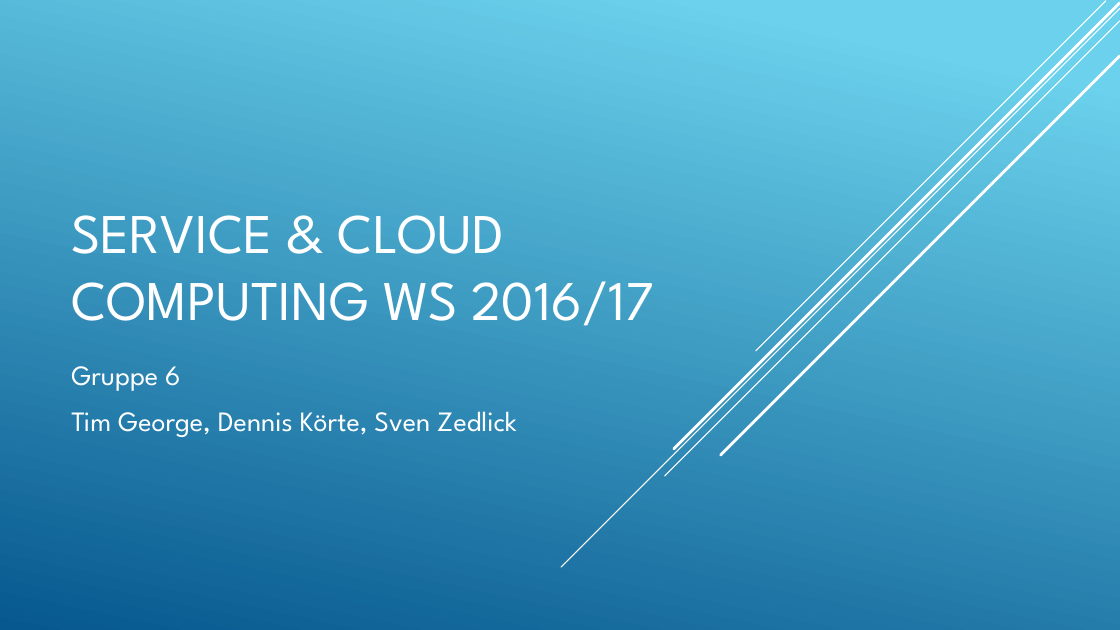
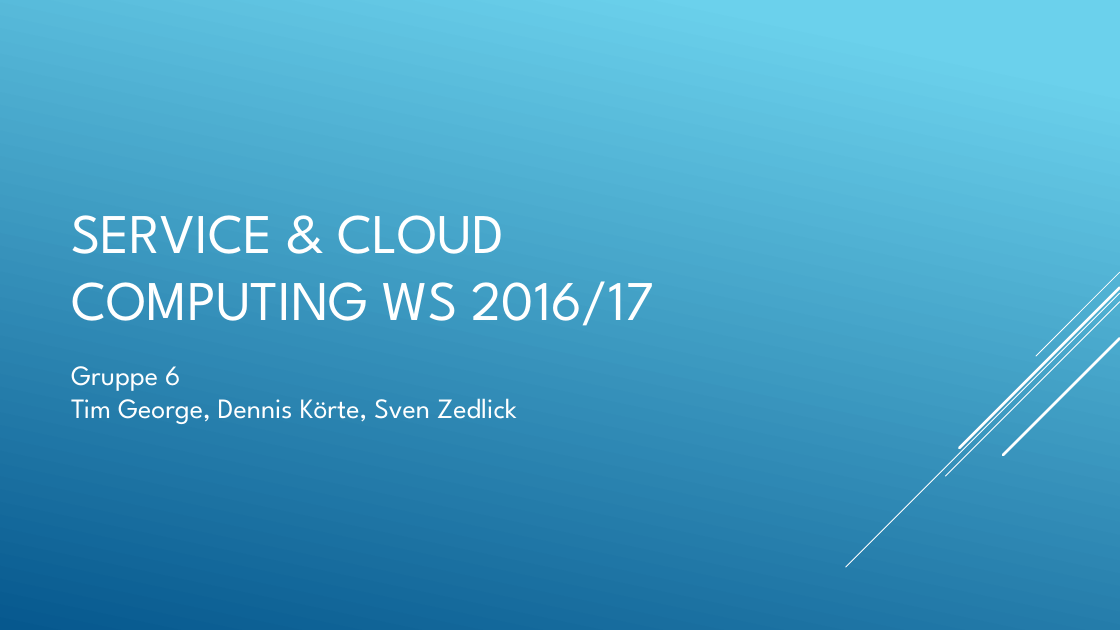
Before and after one commit to BuLLan/SCC_FlashCards, a slide deck: slide 1 of Zwischenpräsentation.pptx. Drawn at 1120x630 pixels with LibreOffice and Linux fonts; fonts in the diff are those of the drawing. Boxes give left, top, right and bottom in pixels: in the first picture for what was removed or moved away, otherwise in the second. Text is boxed around its words. In the diff, an @@ line names an element or a change of style, - is before the commit and + after.

```diff
--- a/Zwischenpräsentation.pptx
+++ b/Zwischenpräsentation.pptx
@@ line removed from (1120, 8) to (561, 567) @@
@@ line removed from (1120, 21) to (665, 476) @@
@@ line removed from (1120, 3) to (674, 449) @@
@@ line removed from (1106, 1) to (756, 351) @@
@@ line removed from (1120, 56) to (721, 455) @@
@@ text "Gruppe 6" at (71,366,517,424): less space between paragraphs @@
@@ group added at (846,272,1120,567): 5 lines @@
```
Also in this commit, not shown: 4 other slides changed, 2 slides added, 1 slide removed, 11 other files.
